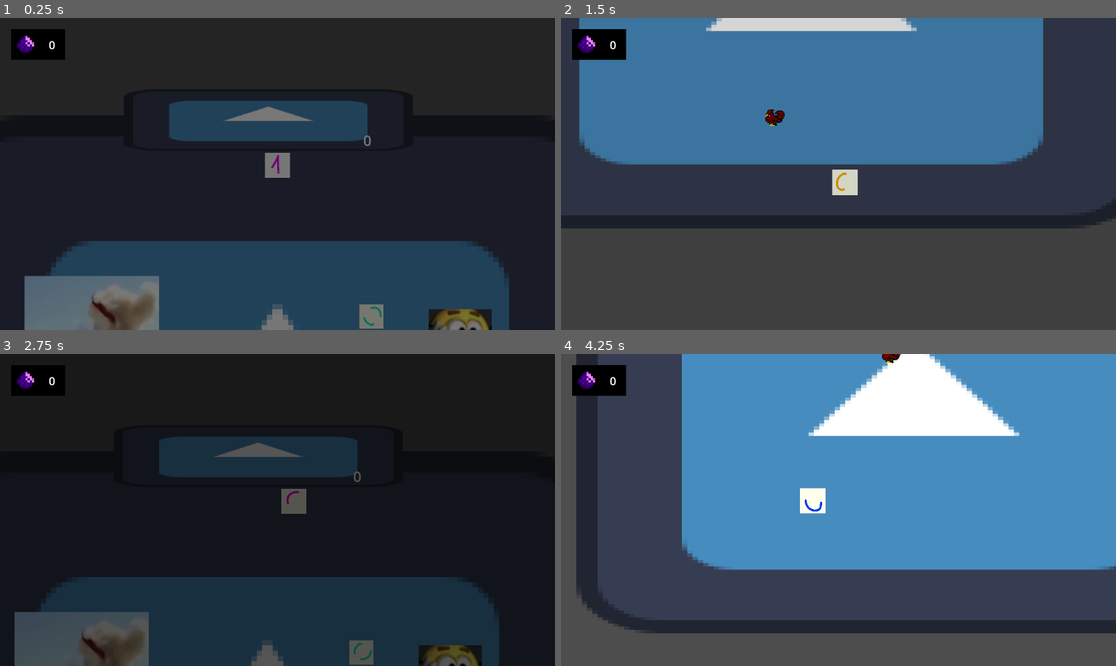
Above: before the commit, frames 1-4 (two rows, left to right).
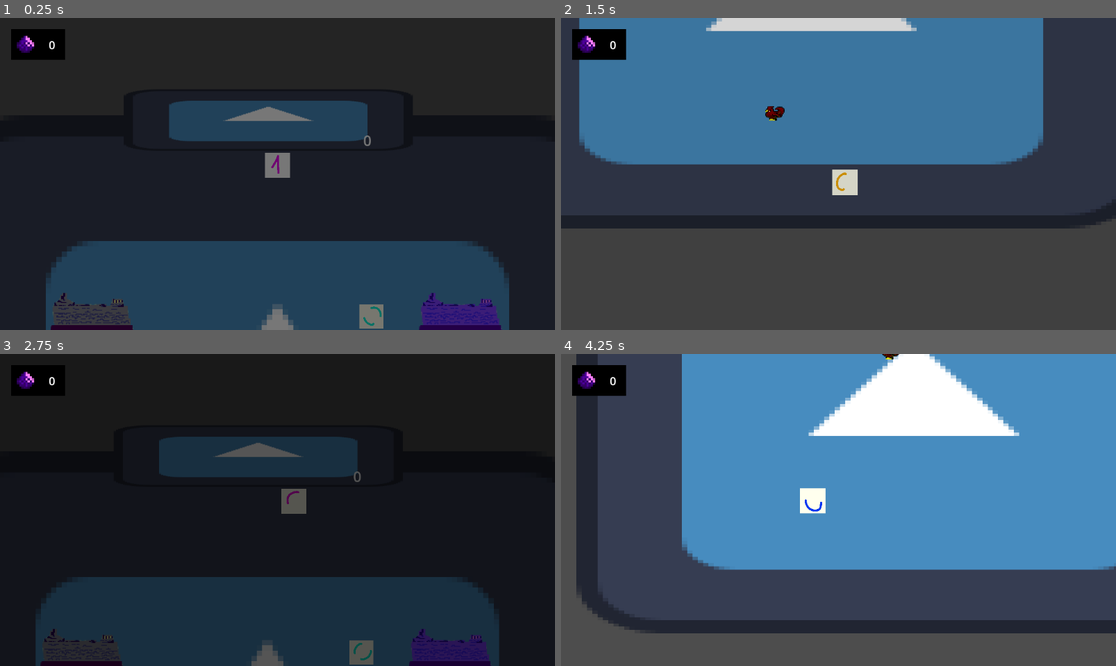
Above: after the commit, the same moments.

Repository: HectorAldao/quantic_gamejam
Game: Godot game, scene res://scenes/zonas/pueblo/pueblo.tscn
Two runs of this game, one before a commit and one after it. Both use one fixed random seed, a clock stepped at 60 frames per second and the inputs below. The engine's default icon, where the game draws it, is replaced by a stand-in: a white triangle on a blue panel in a dark square.
Inputs:
- Up to frame 1 (0.25 s): no input
- Up to frame 2 (1.5 s): hold D (move_character_right) 0.53-1.28 s; hold E (interact) 0.53-1.28 s; hold S (move_character_down) from 1.28 s (still down); tap E (interact) at 1.35 s
- Up to frame 3 (2.75 s): release S (move_character_down) at 2.03 s; hold D (move_character_right) from 2.03 s (still down); hold E (interact) from 2.03 s (still down)
- Up to frame 4 (4.25 s): release D (move_character_right) at 2.78 s; release E (interact) at 2.78 s; hold W (move_character_up) 2.78-3.53 s; tap E (interact) at 2.85 s; hold A (move_character_left) from 3.53 s (still down); hold E (interact) from 3.53 s (still down)

The runs differ from the first frame. In frame 1, 5.3% of the frame differs, in the area x 4-91%, y 82-100%; in frame 2, 0.2%; in frame 3, 5.1%; in frame 4, less than 0.1%.

Commit message:
feat: walk animation for animals and add sprites to houses

Diff:
--- a/godot_proyecto/scenes/animales/animal.gd
+++ b/godot_proyecto/scenes/animales/animal.gd
@@ -20,12 +20,14 @@
 # Referencias a los nodos
 var area_interaccion: Area2D
 var collision_shape_area: CollisionShape2D
+var animation_player: AnimationPlayer
 
 
 func _ready() -> void:
 	# Obtener referencias a los nodos
 	area_interaccion = $Area2D
 	collision_shape_area = $Area2D/CollisionShape2D
+	animation_player = $Sprite2D/AnimationPlayer
 
 	# Buscar el SpawnArea en el padre y posicionar aleatoriamente
 	if get_parent():
@@ -113,12 +115,19 @@
 		# Si está cerca del objetivo, detenerse
 		if distance < 5.0:
 			is_moving = false
+			# Detener animación de caminar
+			if animation_player and animation_player.has_animation("walk"):
+				animation_player.stop()
 			# Tiempo de espera inversamente proporcional a la velocidad
 			# Mayor velocidad = menor tiempo de espera
 			wait_timer = randf_range(1.0, 3.0) * (100.0 / max(velocidad, 1.0))
 		else:
 			# Moverse hacia el objetivo
 			global_position += direction * velocidad * delta
+			# Reproducir animación de caminar en bucle
+			if animation_player and animation_player.has_animation("walk"):
+				if not animation_player.is_playing() or animation_player.current_animation != "walk":
+					animation_player.play("walk")
 
 
 func apply_size_multiplier() -> void:
@@ -170,6 +179,9 @@
 		is_paused = true
 		pause_timer = 2.0
 		is_moving = false
+		# Detener animación al interactuar
+		if animation_player and animation_player.has_animation("walk"):
+			animation_player.stop()
 
 
 func _actualizar_visibilidad() -> void:
--- a/godot_proyecto/scenes/animales/animal.tscn
+++ b/godot_proyecto/scenes/animales/animal.tscn
@@ -1,7 +1,69 @@
 [gd_scene format=3 uid="uid://ba3eg6whsa6b7"]
 
-[ext_resource type="Texture2D" uid="uid://cpeqsa02qtrk4" path="res://icon.svg" id="1_dtn64"]
 [ext_resource type="Script" uid="uid://d058raf5pfypg" path="res://scenes/animales/animal.gd" id="1_uu74b"]
+[ext_resource type="Texture2D" uid="uid://dnsjcoeyte5q5" path="res://assets/animales/animal_oveja_antimateria.png" id="2_uu74b"]
+
+[sub_resource type="Animation" id="Animation_uu74b"]
+length = 0.001
+tracks/0/type = "value"
+tracks/0/imported = false
+tracks/0/enabled = true
+tracks/0/path = NodePath(".:position")
+tracks/0/interp = 1
+tracks/0/loop_wrap = true
+tracks/0/keys = {
+"times": PackedFloat32Array(0),
+"transitions": PackedFloat32Array(1),
+"update": 0,
+"values": [Vector2(0, 0)]
+}
+tracks/1/type = "value"
+tracks/1/imported = false
+tracks/1/enabled = true
+tracks/1/path = NodePath(".:scale")
+tracks/1/interp = 1
+tracks/1/loop_wrap = true
+tracks/1/keys = {
+"times": PackedFloat32Array(0),
+"transitions": PackedFloat32Array(1),
+"update": 0,
+"values": [Vector2(2, 2)]
+}
+
+[sub_resource type="Animation" id="Animation_4aor7"]
+resource_name = "walk"
+length = 0.6
+loop_mode = 1
+tracks/0/type = "value"
+tracks/0/imported = false
+tracks/0/enabled = true
+tracks/0/path = NodePath(".:position")
+tracks/0/interp = 1
+tracks/0/loop_wrap = true
+tracks/0/keys = {
+"times": PackedFloat32Array(0, 0.3, 0.6),
+"transitions": PackedFloat32Array(0.5, 2, 1),
+"update": 0,
+"values": [Vector2(0, 0), Vector2(0, -10), Vector2(0, 0)]
+}
+tracks/1/type = "value"
+tracks/1/imported = false
+tracks/1/enabled = true
+tracks/1/path = NodePath(".:scale")
+tracks/1/interp = 1
+tracks/1/loop_wrap = true
+tracks/1/keys = {
+"times": PackedFloat32Array(0, 0.3, 0.6),
+"transitions": PackedFloat32Array(0.5, 2, 1),
+"update": 0,
+"values": [Vector2(2, 2), Vector2(2, 1.75), Vector2(2, 2)]
+}
+
+[sub_resource type="AnimationLibrary" id="AnimationLibrary_cnsyk"]
+_data = {
+&"RESET": SubResource("Animation_uu74b"),
+&"walk": SubResource("Animation_4aor7")
+}
 
 [sub_resource type="CircleShape2D" id="CircleShape2D_df84y"]
 radius = 31.78299
@@ -10,15 +72,18 @@
 script = ExtResource("1_uu74b")
 
 [node name="Sprite2D" type="Sprite2D" parent="." unique_id=1354519741]
-scale = Vector2(0.47402596, 0.47402596)
-texture = ExtResource("1_dtn64")
+scale = Vector2(2, 2)
+texture = ExtResource("2_uu74b")
+
+[node name="AnimationPlayer" type="AnimationPlayer" parent="Sprite2D" unique_id=131272390]
+libraries/ = SubResource("AnimationLibrary_cnsyk")
 
 [node name="AnimatedSprite2D" type="AnimatedSprite2D" parent="." unique_id=431872381]
 visible = false
+scale = Vector2(2, 2)
 
 [node name="Area2D" type="Area2D" parent="." unique_id=146579697]
 scale = Vector2(2.862069, 2.0769231)
 
 [node name="CollisionShape2D" type="CollisionShape2D" parent="Area2D" unique_id=1857130746]
-scale = Vector2(0.868318, 1.1091603)
 shape = SubResource("CircleShape2D_df84y")
--- a/godot_proyecto/scenes/objetos/casa/casa.gd
+++ b/godot_proyecto/scenes/objetos/casa/casa.gd
@@ -4,7 +4,8 @@
 
 # Called when the node enters the scene tree for the first time.
 func _ready() -> void:
-	$Sprite2D.texture = sprite_casa
+	#$Sprite2D.texture = sprite_casa
+	pass
 
 
 # Called every frame. 'delta' is the elapsed time since the previous frame.
--- a/godot_proyecto/scenes/objetos/casa/casa.tscn
+++ b/godot_proyecto/scenes/objetos/casa/casa.tscn
@@ -1,17 +1,20 @@
 [gd_scene format=3 uid="uid://jy063nk1qcma"]
 
 [ext_resource type="Script" uid="uid://cxwwu4y3xc4n8" path="res://scenes/objetos/casa/casa.gd" id="1_frsrf"]
+[ext_resource type="Texture2D" uid="uid://cyb52qdwy5hca" path="res://assets/casa/casa_cientifico.png" id="2_8nq62"]
 
 [sub_resource type="RectangleShape2D" id="RectangleShape2D_hvvb5"]
-size = Vector2(282, 167)
+size = Vector2(148, 136)
 
 [node name="Casa" type="Node2D" unique_id=1890181260]
 script = ExtResource("1_frsrf")
 
 [node name="Sprite2D" type="Sprite2D" parent="." unique_id=864234462]
+scale = Vector2(1.9663349, 1.9663349)
+texture = ExtResource("2_8nq62")
 
 [node name="StaticBody2D" type="StaticBody2D" parent="." unique_id=780920500]
 
 [node name="CollisionShape2D" type="CollisionShape2D" parent="StaticBody2D" unique_id=686374835]
-position = Vector2(0, 19.5)
+position = Vector2(-4, 35)
 shape = SubResource("RectangleShape2D_hvvb5")
--- a/godot_proyecto/scenes/zonas/granja/granja.tscn
+++ b/godot_proyecto/scenes/zonas/granja/granja.tscn
@@ -77,24 +77,24 @@
 offset_bottom = 512.0
 
 [node name="Gallina" parent="." unique_id=183913162 instance=ExtResource("7_0tmab")]
-position = Vector2(-196, 114)
+position = Vector2(-124.22612, 175.45567)
 sprite_texture = ExtResource("8_12qer")
 
 [node name="PolloRadioactivo" parent="." unique_id=750667649 instance=ExtResource("7_0tmab")]
-position = Vector2(-449, 386)
+position = Vector2(-441.39175, 496.0489)
 sprite_texture = ExtResource("9_4ieh7")
 cientifica = "curie"
 
 [node name="Oveja" parent="." unique_id=233454787 instance=ExtResource("7_0tmab")]
-position = Vector2(-206, 318)
-"multiplicador_tamaño" = 2.0
+position = Vector2(413.2085, 284.74652)
+"multiplicador_tamaño" = 1.5
 velocidad = 35.0
 sprite_texture = ExtResource("10_m1qic")
 cientifica = "dirac"
 mira_derecha = false
 
 [node name="Erizo" parent="." unique_id=1424811808 instance=ExtResource("7_0tmab")]
-position = Vector2(309, 149)
+position = Vector2(-306.9451, 257.1013)
 "multiplicador_tamaño" = 0.5
 velocidad = 30.0
 sprite_texture = ExtResource("11_nes8p")
@@ -102,7 +102,7 @@
 mira_derecha = false
 
 [node name="Conejo" parent="." unique_id=1397820351 instance=ExtResource("7_0tmab")]
-position = Vector2(273, 359)
+position = Vector2(-112.33991, 254.96)
 "multiplicador_tamaño" = 1.25
 velocidad = 70.0
 sprite_texture = ExtResource("12_o7v88")
--- a/godot_proyecto/scenes/zonas/pueblo/pueblo.tscn
+++ b/godot_proyecto/scenes/zonas/pueblo/pueblo.tscn
@@ -3,10 +3,6 @@
 [ext_resource type="Script" uid="uid://dck23cm02c86p" path="res://scenes/zonas/pueblo/pueblo.gd" id="1_4ed80"]
 [ext_resource type="Texture2D" uid="uid://cpeqsa02qtrk4" path="res://icon.svg" id="1_aaqcw"]
 [ext_resource type="PackedScene" uid="uid://jy063nk1qcma" path="res://scenes/objetos/casa/casa.tscn" id="2_0l5ct"]
-[ext_resource type="Texture2D" uid="uid://btpk0adbc122m" path="res://scenes/objetos/casa/sprites/casa_1.png" id="3_i7phy"]
-[ext_resource type="Texture2D" uid="uid://d3pvysv52yvb1" path="res://scenes/objetos/casa/sprites/casa_2.png" id="4_norcv"]
-[ext_resource type="Texture2D" uid="uid://cubewld7tm26r" path="res://scenes/objetos/casa/sprites/casa_3.png" id="5_4ed80"]
-[ext_resource type="Texture2D" uid="uid://pcb83qxa30g" path="res://scenes/objetos/casa/sprites/casa_4.png" id="6_mjabk"]
 [ext_resource type="PackedScene" uid="uid://dp8ojf16qwn8w" path="res://scenes/personaje/personaje.tscn" id="7_owgkr"]
 [ext_resource type="PackedScene" uid="uid://dbbfena1obqto" path="res://scenes/cientifica/cientifica.tscn" id="8_56j6e"]
 [ext_resource type="SpriteFrames" uid="uid://by8lmj841y1vw" path="res://scenes/cientifica/curie_sprites.tres" id="9_3pfhl"]
@@ -36,20 +32,20 @@
 texture = ExtResource("1_aaqcw")
 
 [node name="Casa1" parent="." unique_id=674768920 instance=ExtResource("2_0l5ct")]
+modulate = Color(1, 1, 0.5372549, 1)
 position = Vector2(-385, -227)
-sprite_casa = ExtResource("3_i7phy")
 
 [node name="Casa2" parent="." unique_id=1686206632 instance=ExtResource("2_0l5ct")]
+modulate = Color(1, 0.49411765, 1, 1)
 position = Vector2(380, -227)
-sprite_casa = ExtResource("4_norcv")
 
 [node name="Casa3" parent="." unique_id=1322408490 instance=ExtResource("2_0l5ct")]
+modulate = Color(0.36862746, 0.74509805, 0.3764706, 1)
 position = Vector2(-373, 296)
-sprite_casa = ExtResource("5_4ed80")
 
 [node name="Casa4" parent="." unique_id=1292456474 instance=ExtResource("2_0l5ct")]
+modulate = Color(1, 0.54901963, 0.42745098, 1)
 position = Vector2(380, 296)
-sprite_casa = ExtResource("6_mjabk")
 
 [node name="Curie" parent="." unique_id=333613127 instance=ExtResource("8_56j6e")]
 position = Vector2(195, -279)
Binary file changed: godot_proyecto/assets/casa/casa_cientifico.png
Binary file changed: godot_proyecto/assets/gato/caja_gato_abierta.png
Binary file changed: godot_proyecto/assets/gato/caja_gato_cerrada.png
Binary file changed: godot_proyecto/assets/gato/caja_gato_patas.png
Not shown, added: godot_proyecto/assets/casa/casa_cientifico.png~
Not shown, added: godot_proyecto/assets/gato/caja_gato_abierta.png~
Not shown, added: godot_proyecto/assets/gato/caja_gato_cerrada.png~
Not shown, added: godot_proyecto/assets/gato/caja_gato_patas.png~
